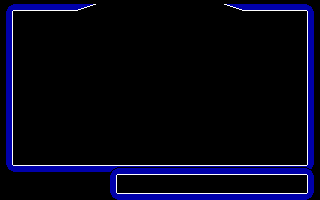
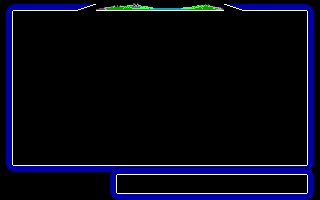
Two versions of the same layered image (320×200). Layer-by-layer changes:
showed "NewClock" over [96, 3, 224, 11]
